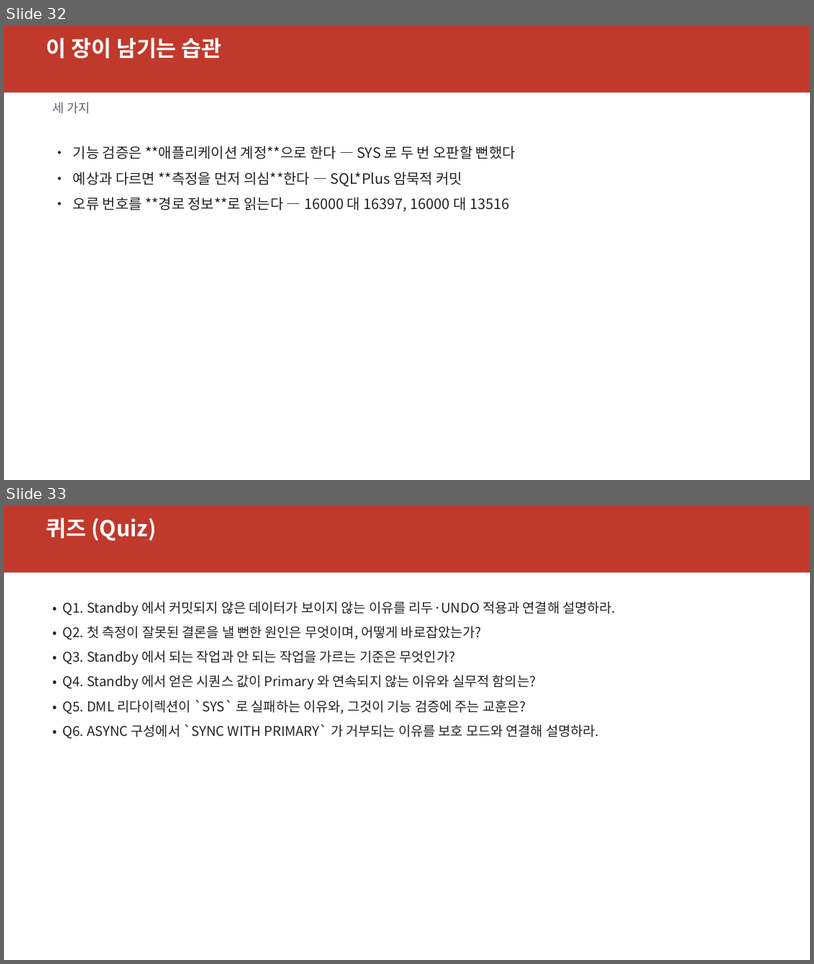
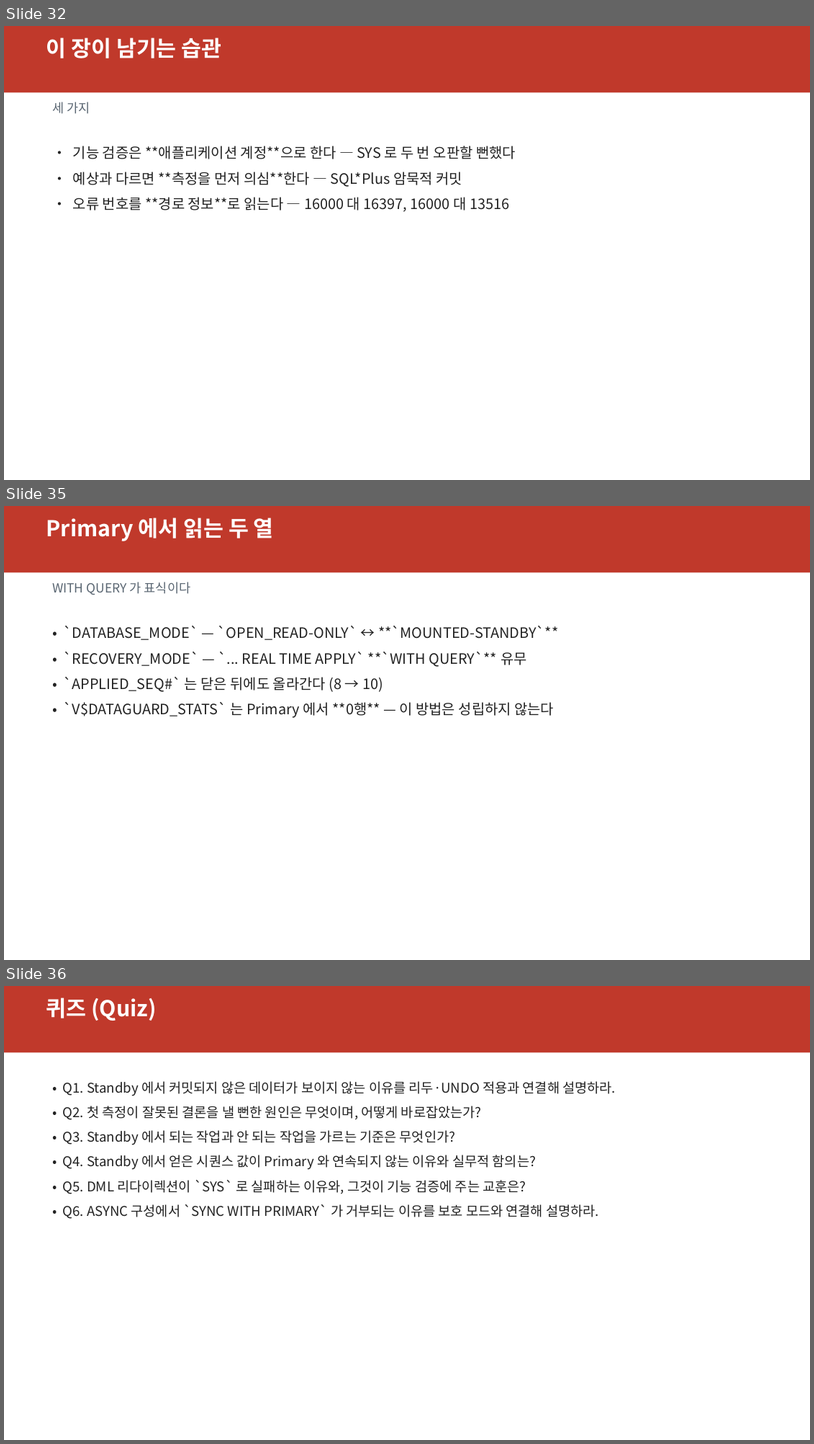
Before and after one commit to elpisk/OracleManual, a slide deck: ADG/09장/9장_ActiveDataGuard_실시간조회와DML리다이렉션.pptx. Shown one above the other, each under a label of ours: slides 32 and 33 before the commit, slides 32, 35 and 36 after it; the slides between them are not shown. The pictures are 814x964 and 814x1444 pixels, drawn with LibreOffice and Linux fonts; fonts in the diff are those of the drawing. Boxes give left, top, right and bottom in pixels: in the first picture for what was removed or moved away, otherwise in the second. Text is boxed around its words. In the diff, an @@ line names an element or a change of style, - is before the commit and + after.

```diff
--- a/ADG/09장/9장_ActiveDataGuard_실시간조회와DML리다이렉션.pptx
+++ b/ADG/09장/9장_ActiveDataGuard_실시간조회와DML리다이렉션.pptx
@@ slide 35 added at [4, 506, 810, 960], background #FFFFFF @@
@@ rectangle added at [4, 506, 810, 572], fill #C0392B @@
@@ text added at [46, 518, 274, 541], 26 pt, text #FFFFFF, bold @@
+Primary 에서 읽는 두 열
@@ text added at [52, 582, 190, 595], 15 pt, text #5A6672 @@
+WITH QUERY 가 표식이다
@@ text added at [64, 626, 558, 718], 17 pt, text #222222 @@
+• `DATABASE_MODE` — `OPEN_READ-ONLY` ↔ **`MOUNTED-STANDBY`**
+• `RECOVERY_MODE` — `... REAL TIME APPLY` **`WITH QUERY`** 유무
+• `APPLIED_SEQ#` 는 닫은 뒤에도 올라간다 (8 → 10)
+• `V$DATAGUARD_STATS` 는 Primary 에서 **0행** — 이 방법은 성립하지 않는다
@@ what was slide 33 is now slide 36 @@
```
Also in this commit, not shown: 4 slides changed, 2 other slides added, 12 other files.
